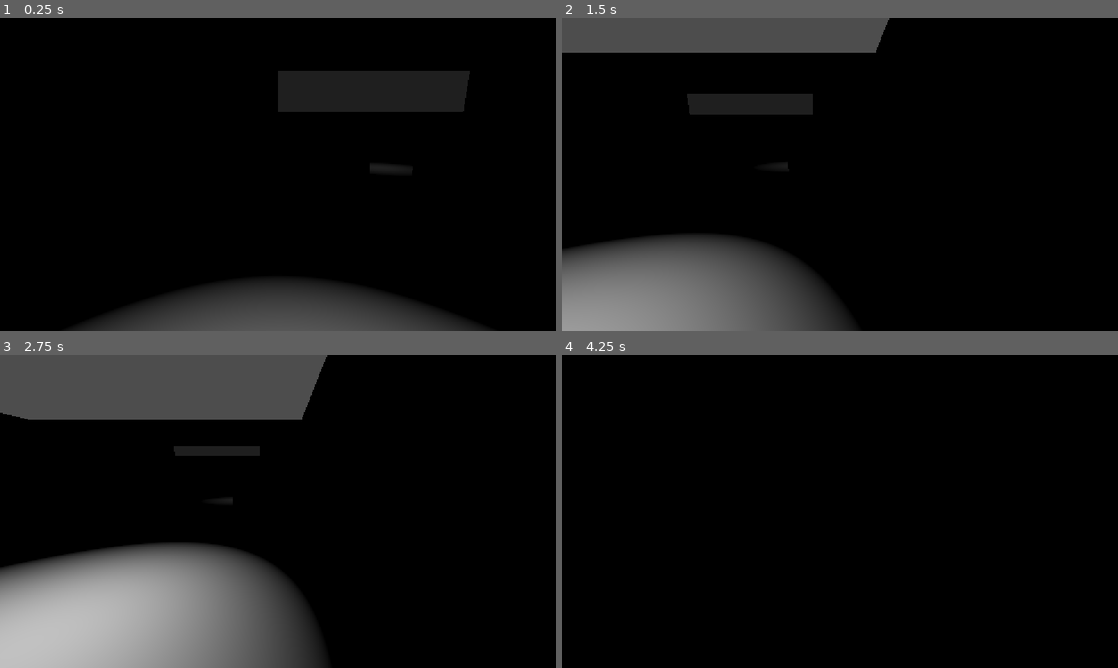
Above: before the commit, frames 1-4 (two rows, left to right).
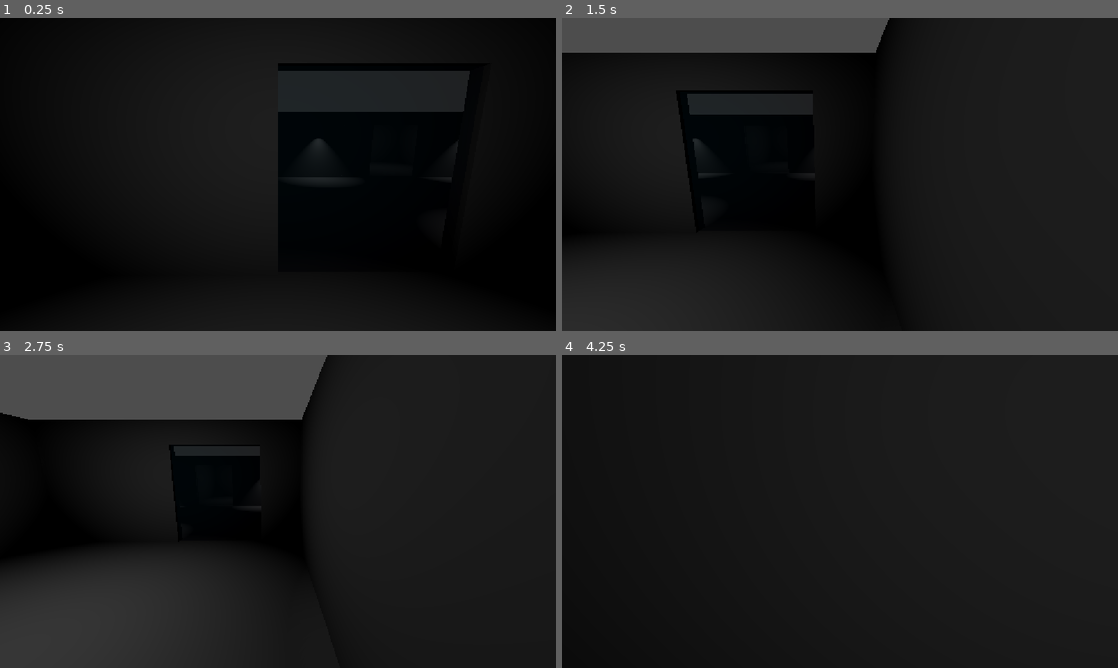
Above: after the commit, the same moments.

Repository: isolatedspace/hero-cell
Game: Godot game, scene res://hero_cell.tscn
Same seed, same stepped clock (60 frames per second), same inputs: the game is played once before the commit and once after it. The project has no main scene, so this scene is started directly.
Inputs:
- Up to frame 1 (0.25 s): no input
- Up to frame 2 (1.5 s): tap Enter at 0.5 s; hold D (move_right) 0.53-1.28 s; hold S (move_down) from 1.28 s (still down)
- Up to frame 3 (2.75 s): release S (move_down) at 2.03 s; hold D (move_right) from 2.03 s (still down)
- Up to frame 4 (4.25 s): tap Space at 2.75 s; release D (move_right) at 2.78 s; hold W (move_up) 2.78-3.53 s; hold A (move_left) from 3.53 s (still down)

The runs differ from the first frame. In frame 1, 14% of the frame differs, in the area x 17-83%, y 10-100%; in frame 2, 46%; in frame 3, 52%, in the area x 0-100%, y 0-100%; in frame 4, 45%.

Commit message:
Added exterior cell lights and dimmed interior cell lighting

Diff:
--- a/Cell_1.tscn
+++ b/Cell_1.tscn
@@ -148,11 +148,17 @@
 transform = Transform3D(1, 0, 0, 0, 1, 0, 0, 0, 1, 0.067871094, -1.4032538, -0.117191315)
 shape = SubResource("BoxShape3D_6cm2n")
 
-[node name="SpotLight3D" type="SpotLight3D" parent="." unique_id=933792262]
-transform = Transform3D(-0.9999967, 0.00026485475, -0.0025584083, -0.0025604113, -0.007860709, 0.99996585, 0.0002447348, 0.99996907, 0.007861362, -0.022558212, 3.1104379, 0.11155164)
-light_energy = 5.0
+[node name="InsideLight" type="SpotLight3D" parent="." unique_id=933792262]
+transform = Transform3D(1, 0, 0, 0, -4.371139e-08, 1, 0, -1, -4.371139e-08, 0, 3.3178463, 0)
+light_energy = 0.5
 shadow_enabled = true
-spot_range = 20.0
+spot_angle = 90.0
+
+[node name="ExteriorLight" type="SpotLight3D" parent="." unique_id=383857864]
+transform = Transform3D(1, 0, 0, 0, -4.371139e-08, 1, 0, -1, -4.371139e-08, 1.835177, 2.1504602, 3.3086152)
+light_energy = 0.5
+shadow_enabled = true
+spot_range = 8.0
 
 [connection signal="body_entered" from="DoorDetect" to="SlidingDoor" method="_on_door_detect_body_entered"]
 [connection signal="body_exited" from="DoorDetect" to="SlidingDoor" method="_on_door_detect_body_exited"]
